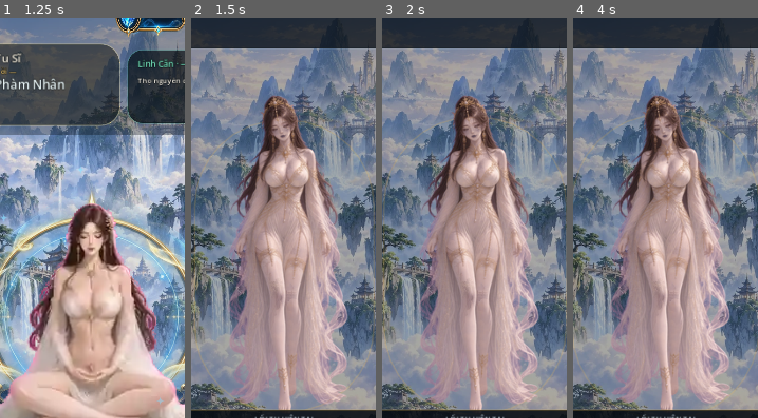
Above: before the commit, frames 1-4 (left to right).
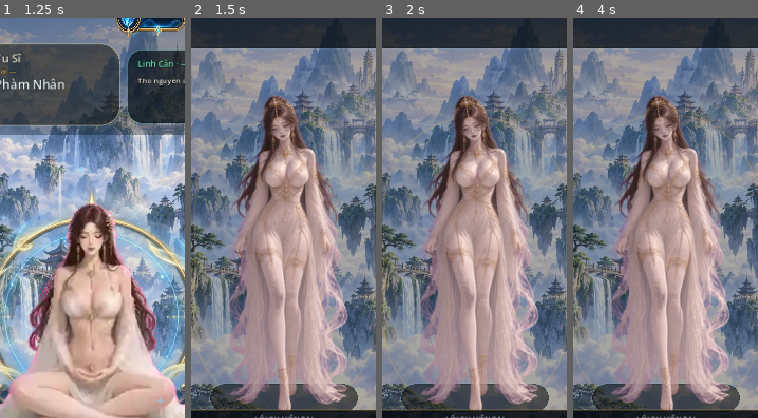
Above: after the commit, the same moments.

Repository: vuanhtuan161094-byte/tutiennhandoi
Game: Godot game, scene res://scenes/main/main.tscn
The game is run twice, just before and just after one commit, with the same random seed, the same clock (stepped at 60 frames per second) and the same inputs.
Inputs (mouse positions are % of the whole screen's width and height, from its top left):
- Up to frame 1 (1.25 s): click (30, 13) at 0.5 s
- Up to frame 2 (1.5 s): click (79, 13) at 1.25 s
- Up to frame 3 (2 s): no input
- Up to frame 4 (4 s): click (11, 16) at 2.02 s; click "TĂNG ĐIỂM" at 2.75 s; click "Kho Đồ" at 3.5 s
The pictures show only the part of the screen within x 25-75%, y 5-55%; the shares and areas given below are measured in that part.

Frame 1 is identical in both runs. In frame 2, 3.9% of the frame differs, in the area x 9-91%, y 91-98%; in frame 3, 3.9%; in frame 4, 4.0%.

Commit message:
fix(godot): visually ground Character hero at the feet [skip ci]

Diff:
--- a/godot/scripts/character/character_screen.gd
+++ b/godot/scripts/character/character_screen.gd
@@ -165,6 +165,16 @@
 	_hero_glow.add_theme_stylebox_override("panel", _flat(Color(0.23, 0.68, 0.76, 0.035), 98, Color(0.95, 0.75, 0.31, 0.22), 2))
 	stage.add_child(_hero_glow)
 
+	var hero_ground := Panel.new()
+	hero_ground.name = "CharacterGroundShadow"
+	_anchor(hero_ground, 116, 350, 274, 382)
+	hero_ground.mouse_filter = Control.MOUSE_FILTER_IGNORE
+	hero_ground.add_theme_stylebox_override(
+		"panel",
+		_flat(Color(0.005, 0.025, 0.032, 0.54), 48, Color(0.58, 0.88, 0.86, 0.16), 1)
+	)
+	stage.add_child(hero_ground)
+
 	_hero = STANDING_HERO_SCRIPT.new()
 	_hero.name = "CharacterHero"
 	_anchor(_hero, 78, 26, 312, 402)
